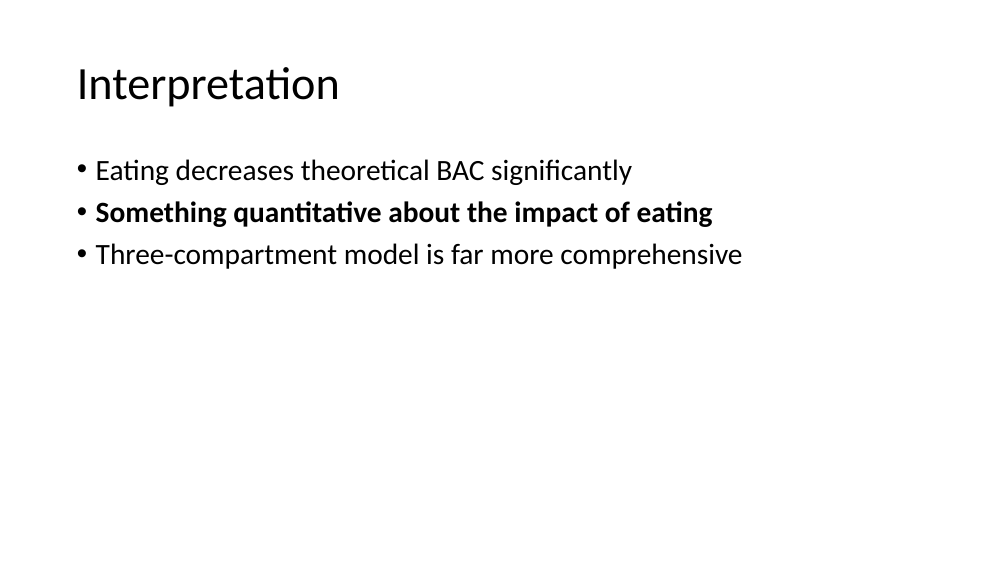
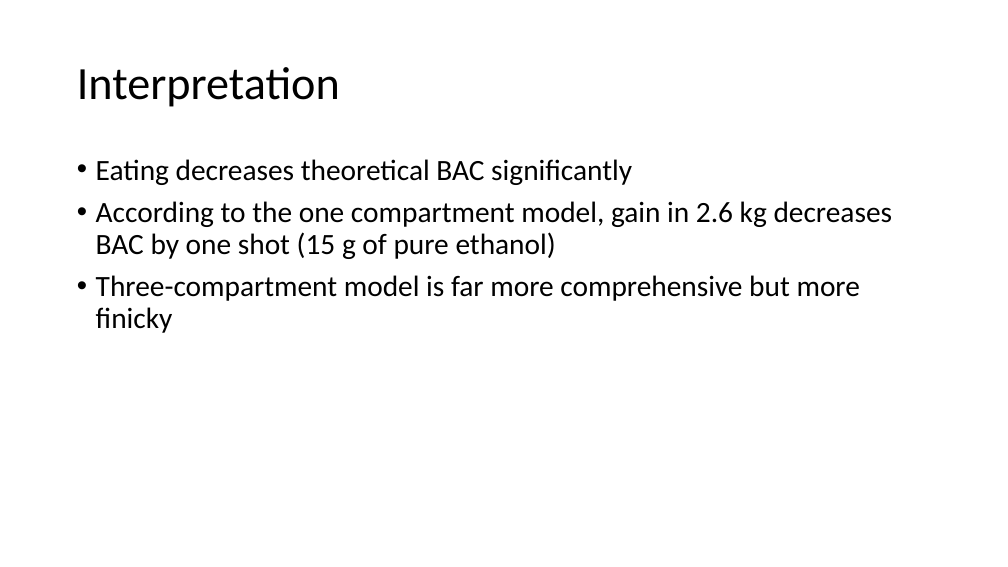
Before and after one commit to Utsav22G/bac_project, a slide deck: slide 6 of powerpoint.ppt.pptx (slide 5 before the commit). Drawn at 1008x567 pixels with LibreOffice and Linux fonts; fonts in the diff are those of the drawing. Boxes give left, top, right and bottom in pixels: in the first picture for what was removed or moved away, otherwise in the second. Text is boxed around its words. In the diff, an @@ line names an element or a change of style, - is before the commit and + after.

Commit message:
final changes

```diff
--- a/powerpoint.ppt.pptx
+++ b/powerpoint.ppt.pptx
@@ text at [96,201,893,333]: text changed @@
-• Something quantitative about the impact of eating
-• Three-compartment model is far more comprehensive
+• According to the one compartment model, gain in 2.6 kg decreases BAC by one shot (15 g of pure ethanol)
+• Three-compartment model is far more comprehensive but more finicky
```
Also in this commit, not shown: 1 other slide changed, 1 slide added.
